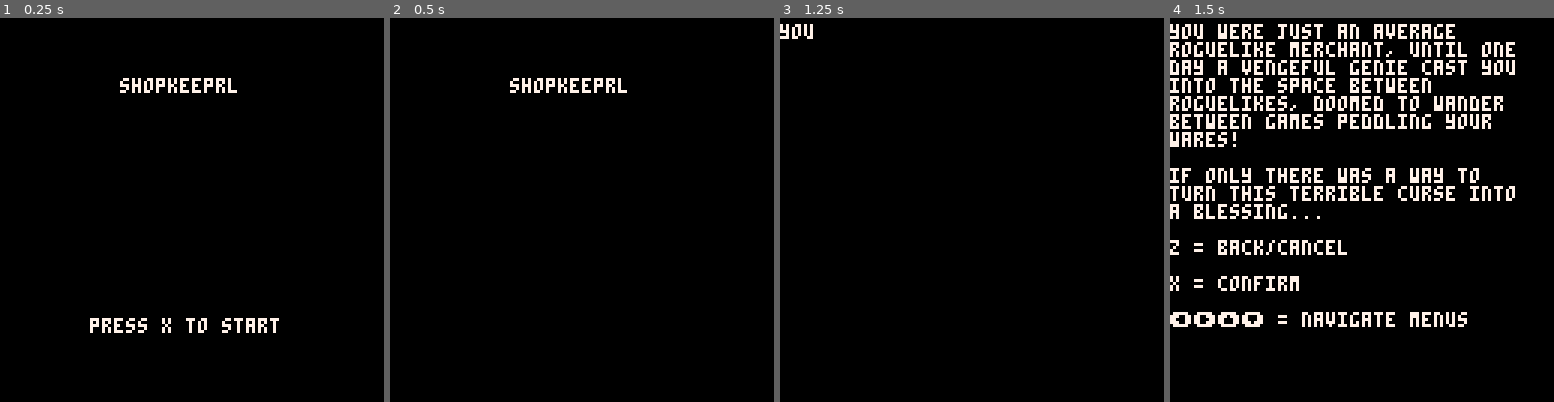
Above: before the commit, frames 1-4 (left to right).
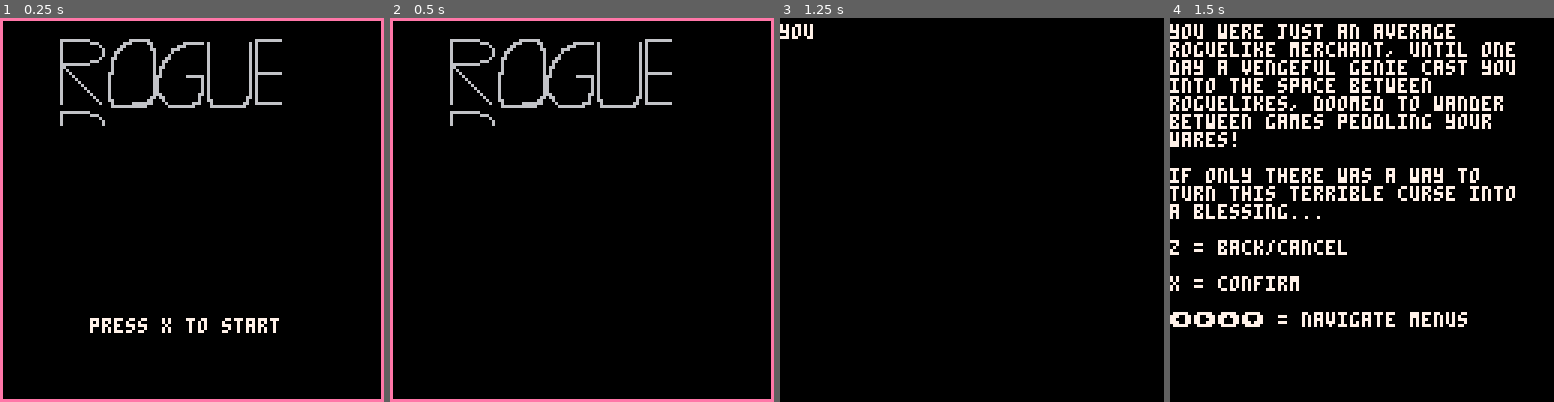
Above: after the commit, the same moments.

Repository: norendren/rogueWars
Game: PICO-8 cartridge main.p8
Same seed, same stepped clock (60 frames per second), same inputs: the game is played once before the commit and once after it.
Inputs:
- Up to frame 1 (0.25 s): no input
- Up to frame 2 (0.5 s): tap O (Z key) at 0.33 s
- Up to frame 3 (1.25 s): tap O (Z key) at 0.7 s; tap X (X key) at 1.07 s
- Up to frame 4 (1.5 s): tap O (Z key) at 1.43 s

The runs differ from the first frame. In frame 1, 5.7% of the frame differs, in the area x 0-100%, y 0-100%; in frame 2, 5.7%; in frame 3, nothing differs; in frame 4, nothing differs.

Commit message:
starting out my crappy title text!

Diff:
--- a/main.p8
+++ b/main.p8
@@ -161,7 +162,13 @@
 end
 
 function draw_menu()
-    print("shopkeeprl", 40, 20, 7)
+    -- print("shopkeeprl", 40, 20, 7)
+    sspr(24,9,74,29,20,7)
+    rect(0,0,127,127,14)
+…(4 lines of a section not shown)…
 
     if frame < 10 then
         print("press x to start", 30, 100, 7)
Not shown, changed: 94 lines of the sprite sheet (__gfx__) section of main.p8
